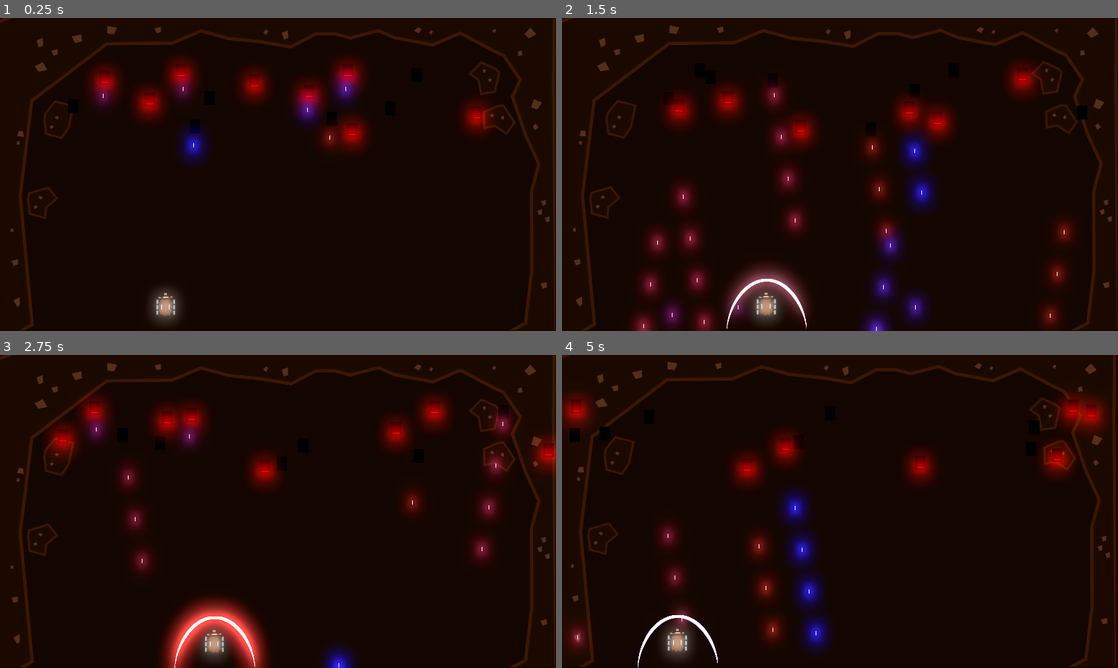
Above: before the commit, frames 1-4 (two rows, left to right).
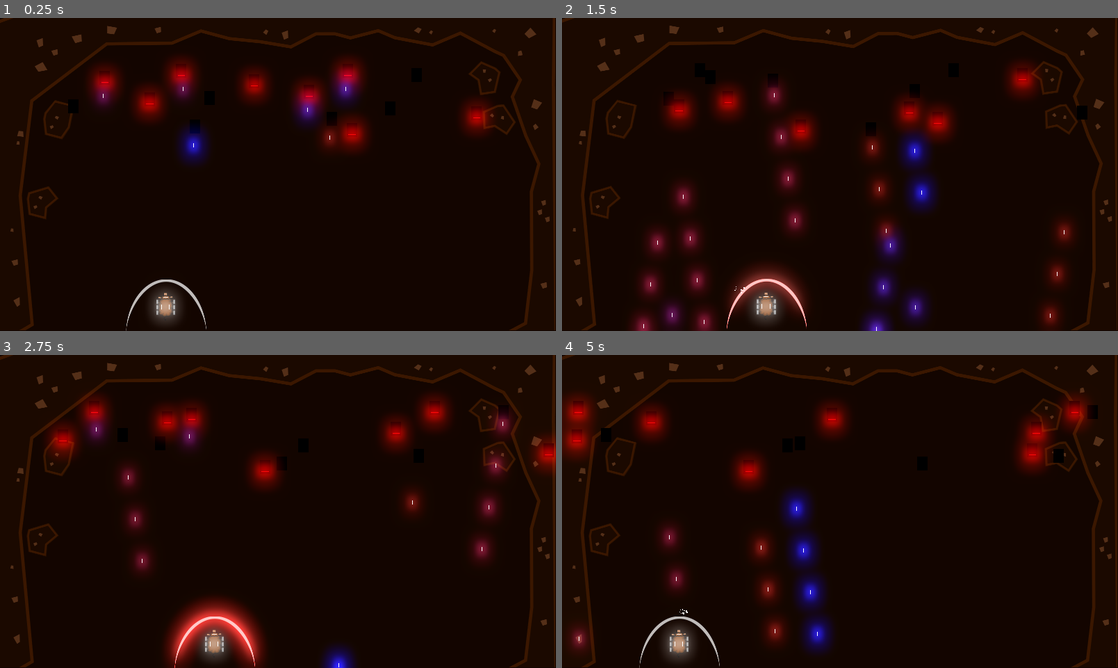
Above: after the commit, the same moments.

Repository: GameDrivenDesign/punk-wolf
Game: Godot game, scene res://game.tscn
Same seed, same stepped clock (60 frames per second), same inputs: the game is played once before the commit and once after it.
Inputs:
- Up to frame 1 (0.25 s): no input
- Up to frame 2 (1.5 s): tap Enter (ui_accept) at 0.5, 0.77, 1.07 s; hold Right (ui_right) 0.53-1.28 s; hold R 0.53-1.28 s; tap T at 0.8, 1.35 s; hold Left (ui_left) from 1.28 s (still down)
- Up to frame 3 (2.75 s): tap Enter (ui_accept) at 1.52, 1.55, 1.82, 2.1 s; release Left (ui_left) at 2.03 s; hold Right (ui_right) from 2.03 s (still down); hold R from 2.03 s (still down)
- Up to frame 4 (5 s): release Right (ui_right) at 2.78 s; release R at 2.78 s; hold Up (ui_up) 2.78-3.53 s; tap R at 2.85, 4.35 s; tap Enter (ui_accept) at 3.02, 3.32, 3.77, 3.8, 4.07, 4.52, 4.82 s; tap T at 3.05 s; hold T 3.53-4.28 s; hold Left (ui_left) from 3.53 s (still down)

The runs differ from the first frame. In frame 1, 0.2% of the frame differs, in the area x 22-38%, y 83-100%; in frame 2, 0.9%; in frame 3, 1.9%; in frame 4, 7.9%, in the area x 0-100%, y 0-100%.

Commit message:
improve values for shield handling

Diff:
--- a/projectiles/Projectile.gd
+++ b/projectiles/Projectile.gd
@@ -25,4 +25,8 @@
 func _on_Projectile_area_entered(area):
 	if area.is_in_group("shield"):
 		if area.is_blocked(self):
+			print("Block")
+			var fx = preload("res://projectiles/particles_deflected.tscn").instance()
+			fx.position = global_position
+			get_parent().add_child(fx)
 			queue_free()
--- /dev/null
+++ b/projectiles/particles_deflected.tscn
@@ -0,0 +1,22 @@
+[gd_scene format=2]
+
+[node name="particles_deflected" type="Node2D"]
+
+[node name="CPUParticles2D" type="CPUParticles2D" parent="."]
+rotation = -1.57079
+amount = 20
+lifetime = 0.2
+explosiveness = 1.0
+lifetime_randomness = 1.0
+spread = 77.91
+gravity = Vector2( 0, 0 )
+initial_velocity = 300.0
+initial_velocity_random = 1.0
+scale_amount = 4.0
+scale_amount_random = 1.0
+color = Color( 3, 3, 3, 1 )
+
+[node name="Timer" type="Timer" parent="."]
+wait_time = 0.2
+autostart = true
+[connection signal="timeout" from="Timer" to="." method="queue_free"]
--- a/sheep.gd
+++ b/sheep.gd
@@ -5,14 +5,15 @@
 var velocity = Vector2()
 var health = 100
 
+func _ready():
+	add_child(preload("res://shield.tscn").instance())
+
 func get_input():
 	velocity = Vector2()
 	if Input.is_action_pressed('ui_right'):
 		velocity.x += 1
 	if Input.is_action_pressed('ui_left'):
 		velocity.x -= 1
-	if Input.is_action_just_pressed("ui_accept"):
-		add_child(preload("res://shield.tscn").instance())
 	if Input.is_action_just_pressed("ui_up"):
 		var p = preload("res://projectiles/Projectile.tscn").instance()
 		p.rotation_degrees = 180
--- a/shield.gd
+++ b/shield.gd
@@ -1,5 +1,7 @@
 extends Node2D
 
+const DECAY = 8
+const SHIELD_COLOR_TOLERANCE = 0.5
 var r = 1
 var b = 1
 
@@ -12,17 +14,20 @@
 func is_blocked(projectile):
 	var projectile_color = projectile.get_modulate()
 	var color = get_modulate()
-	var threshold = 1.5
-	print(str(color.r) + " : " + str(projectile_color.r))
-	return (abs(color.r - projectile_color.r) < threshold) and (abs(color.b - projectile_color.b) < threshold)
+	var shield_vector = Vector3(color.r, color.g, color.b).normalized()
+	var projectile_vector = Vector3(projectile_color.r, projectile_color.g, projectile_color.b).normalized()
+	return projectile_vector.distance_to(shield_vector) < SHIELD_COLOR_TOLERANCE
 
 func _process(delta):
-	r -= delta
-	b -= delta
-	if (Input.is_key_pressed(KEY_R)):
+	if Input.is_key_pressed(KEY_R):
 		r += delta * 5
-	if (Input.is_key_pressed(KEY_T)):
+	else:
+		r -= delta * DECAY
+
+	if Input.is_key_pressed(KEY_T):
 		b += delta * 5
+	else:
+		b -= delta * DECAY
 	r = max(1, min(4, r))
 	b = max(1, min(4, b))
 	set_modulate(Color(r, 1, b))
--- a/shield.svg
+++ b/shield.svg
@@ -54,7 +54,7 @@
      transform="translate(-26.016343,-31.480478)">
     <path
        id="path2736"
-       style="fill:#ffffff;stroke:none;stroke-width:0.94457;paint-order:markers stroke fill"
+       style="fill:#ffffff;stroke:none;stroke-width:0.94457;paint-order:markers stroke fill;fill-opacity:0.73469263"
        d="m 87.354469,73.687247 c 0.08552,-15.539552 -13.745808,-40.238921 -30.683863,-40.23892 -16.938056,0 -30.49697,23.552452 -30.654263,40.23892 0,-23.310155 13.731007,-42.206769 30.669064,-42.206769 16.938056,10e-7 30.669062,18.896615 30.669062,42.206769 z"
        sodipodi:nodetypes="cscsc" />
   </g>
